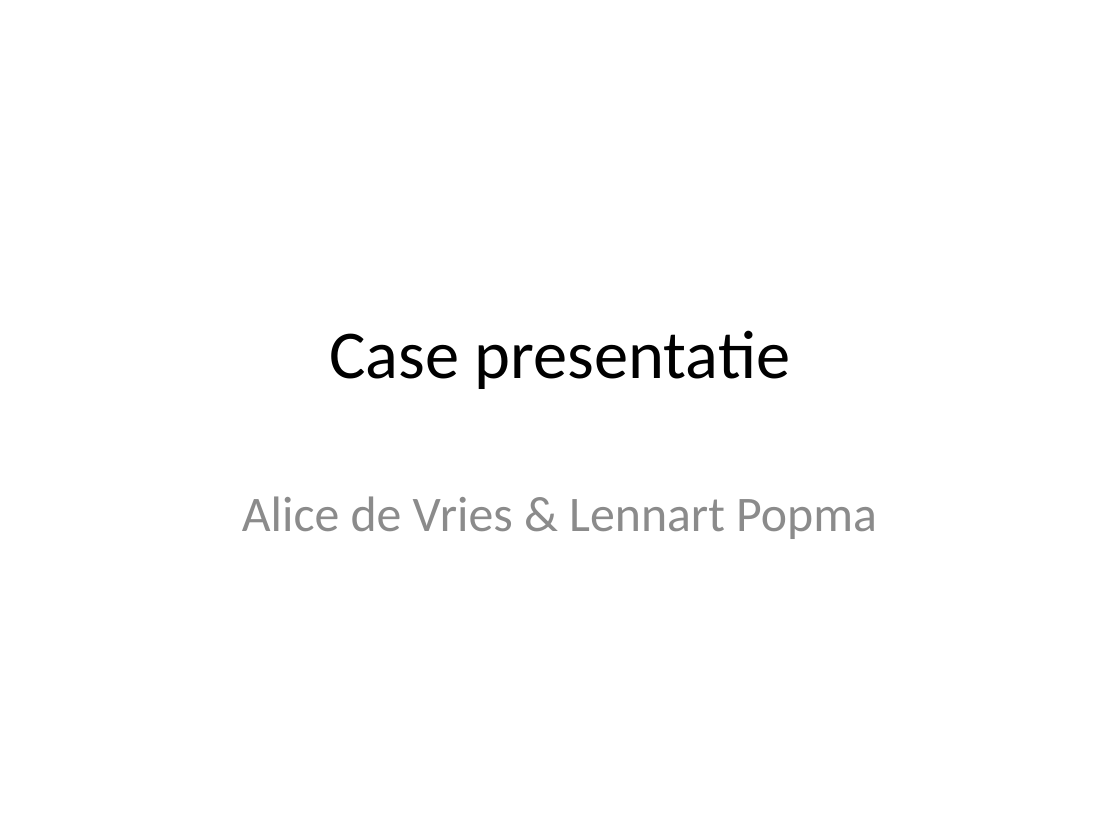
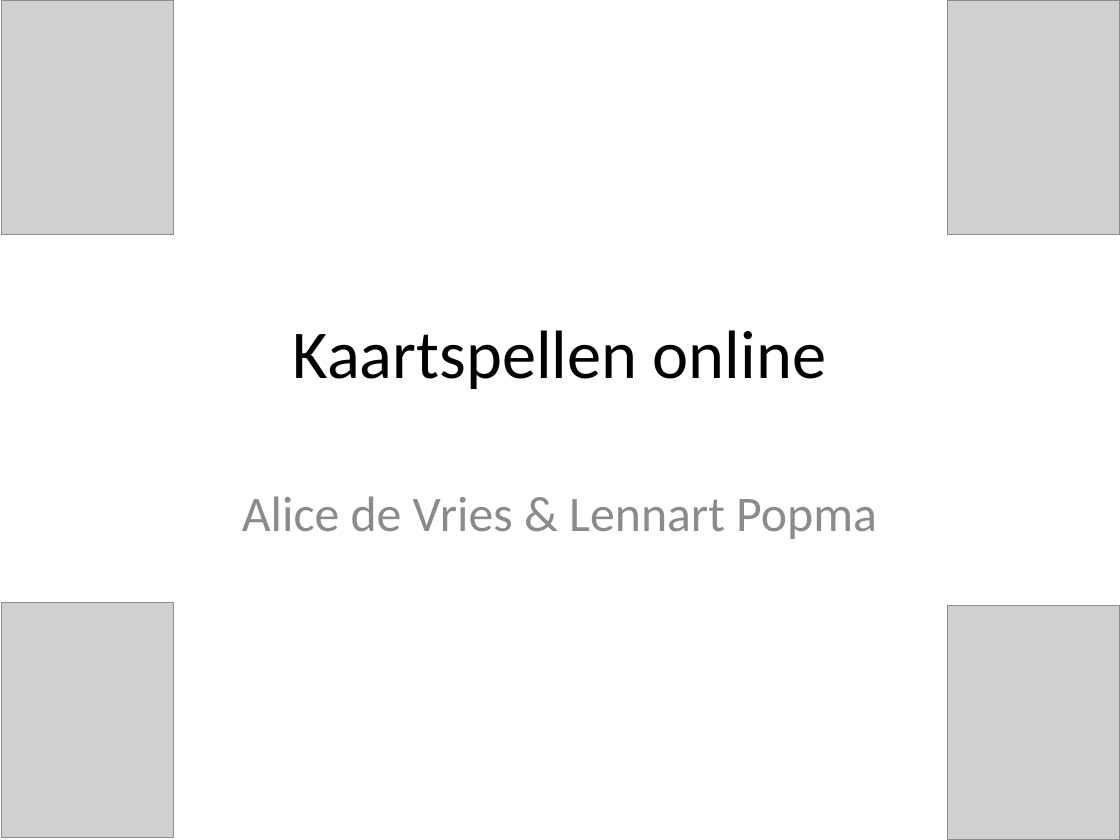
Before and after one commit to AlicedeVries/case, a slide deck: slide 1 of Case presentatie~4.pptx. Drawn at 1120x840 pixels with LibreOffice and Linux fonts; fonts in the diff are those of the drawing; grey boxes stand for pictures. Boxes give left, top, right and bottom in pixels: in the first picture for what was removed or moved away, otherwise in the second. Text is boxed around its words. In the diff, an @@ line names an element or a change of style, - is before the commit and + after.

```diff
--- a/Case presentatie~4.pptx
+++ b/Case presentatie~4.pptx
@@ picture added at [1,0,174,235] @@
@@ picture added at [948,0,1120,235] @@
@@ title at [293,330,826,389]: text changed @@
-Case presentatie
+Kaartspellen online
@@ picture added at [1,603,174,838] @@
@@ picture added at [948,605,1120,840] @@
```
Also in this commit, not shown: 4 other files.
